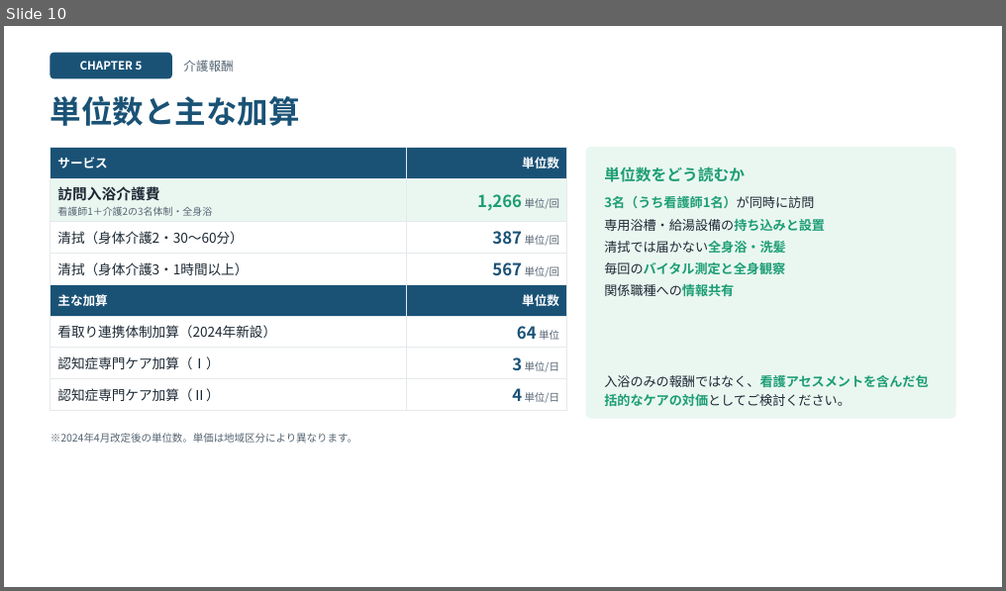
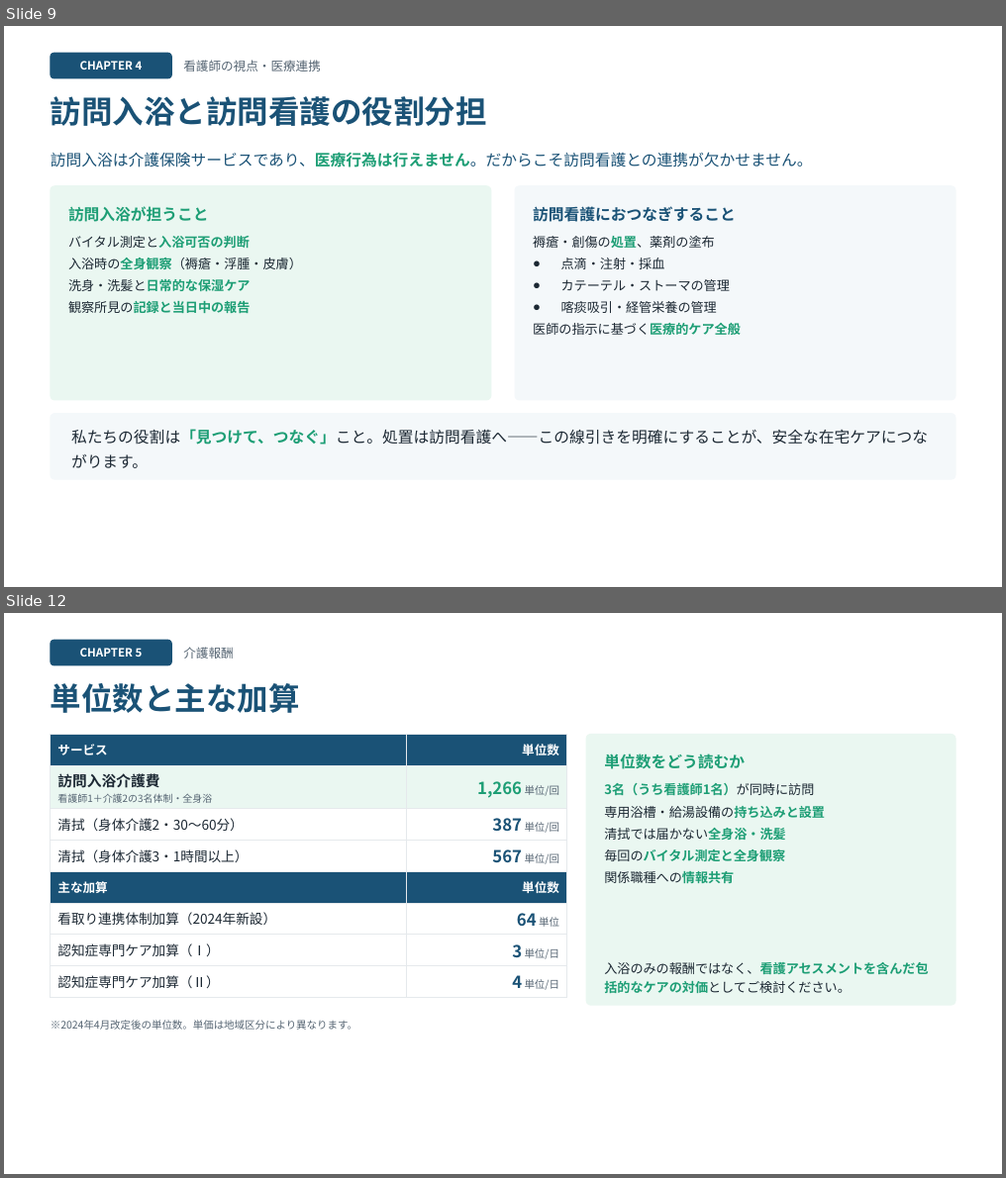
Before and after one commit to 1w0wakmsw0w-ctrl/houmonnyuyoku, a slide deck: houmon-nyuyoku-slides.pptx. Shown one above the other, each under a label of ours: slide 10 before the commit, slides 9 and 12 after it; the slides between them are not shown. The pictures are 1006x591 and 1006x1178 pixels, drawn with LibreOffice and Linux fonts; fonts in the diff are those of the drawing. Boxes give left, top, right and bottom in pixels: in the first picture for what was removed or moved away, otherwise in the second. Text is boxed around its words. In the diff, an @@ line names an element or a change of style, - is before the commit and + after.

```diff
--- a/houmon-nyuyoku-slides.pptx
+++ b/houmon-nyuyoku-slides.pptx
@@ slide 9 added at [4,26,1002,587], background #FFFFFF @@
@@ rounded rectangle added at [51,53,171,78], fill #1A5276, outline #1A5276 1 pt @@
@@ text added at [80,61,143,70], 11 pt, text #FFFFFF, bold @@
+CHAPTER 4
@@ text added at [183,60,320,72], 12 pt, text #566573 @@
+看護師の視点・医療連携
@@ text added at [51,96,487,126], 30 pt, text #1A5276, bold @@
+訪問入浴と訪問看護の役割分担
@@ text added at [51,152,813,168], 15 pt, text #1A5276 @@
+訪問入浴は介護保険サービスであり、医療行為は行えません。だからこそ訪問看護との連携が欠かせません。
@@ rounded rectangle added at [51,186,491,400], fill #EAF7F1, outline #EAF7F1 1 pt @@
@@ rounded rectangle added at [515,186,956,400], fill #F4F8FA, outline #F4F8FA 1 pt @@
@@ text added at [68,206,209,222], 15 pt, text #1D9E75, bold @@
+訪問入浴が担うこと
@@ text added at [533,206,736,222], 15 pt, text #1A5276, bold @@
+訪問看護におつなぎすること
@@ text added at [68,236,302,314], 12.5 pt, text #1C2833 @@
+● バイタル測定と入浴可否の判断
+● 入浴時の全身観察（褥瘡・浮腫・皮膚）
+● 洗身・洗髪と日常的な保湿ケア
+● 観察所見の記録と当日中の報告
@@ text added at [533,236,741,335], 12.5 pt, text #1C2833 @@
+● 褥瘡・創傷の処置、薬剤の塗布
+● 点滴・注射・採血
+● カテーテル・ストーマの管理
+● 喀痰吸引・経管栄養の管理
+● 医師の指示に基づく医療的ケア全般
@@ rounded rectangle added at [51,414,955,479], fill #F4F8FA, outline #F4F8FA 1 pt @@
@@ text added at [71,429,928,469], 15 pt, text #1C2833 @@
+私たちの役割は「見つけて、つなぐ」こと。処置は訪問看護へ——この線引きを明確にすることが、安全な在宅ケアにつながります。
@@ what was slide 10 is now slide 12 @@
```
Also in this commit, not shown: 5 slides changed, 1 other slide added, 3 other files.
